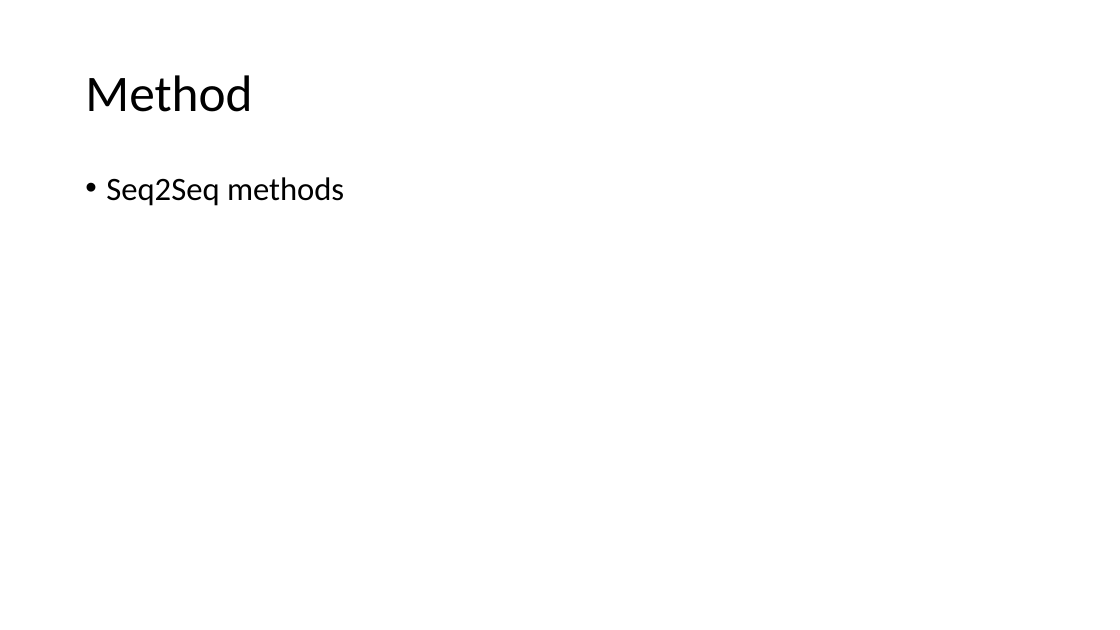
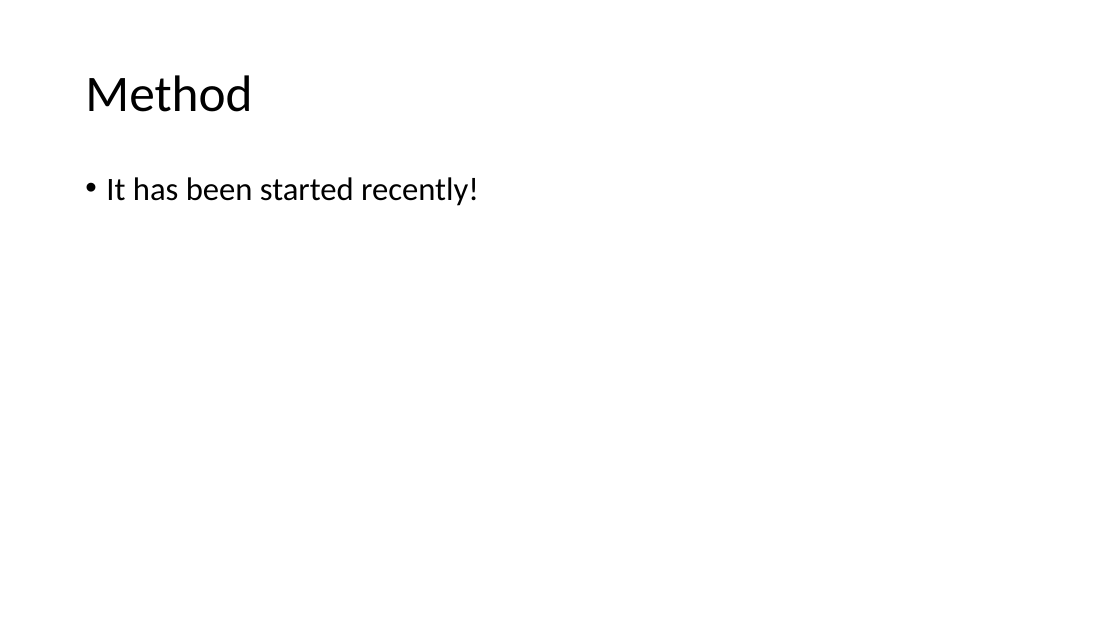
Before and after one commit to reza-sf9/ae_cae_bigdata_asgmt2, a slide deck: slide 8 of pptx_BIG_DATA_FINAL.pptx (slide 7 before the commit). Drawn at 1120x630 pixels with LibreOffice and Linux fonts; fonts in the diff are those of the drawing. Boxes give left, top, right and bottom in pixels: in the first picture for what was removed or moved away, otherwise in the second. Text is boxed around its words. In the diff, an @@ line names an element or a change of style, - is before the commit and + after.

```diff
--- a/pptx_BIG_DATA_FINAL.pptx
+++ b/pptx_BIG_DATA_FINAL.pptx
@@ text at (x1=106, y1=177, x2=479, y2=206): text changed @@
-• Seq2Seq methods
+• It has been started recently!
```
Also in this commit, not shown: 1 other slide changed, 1 slide added, 1 slide removed.
